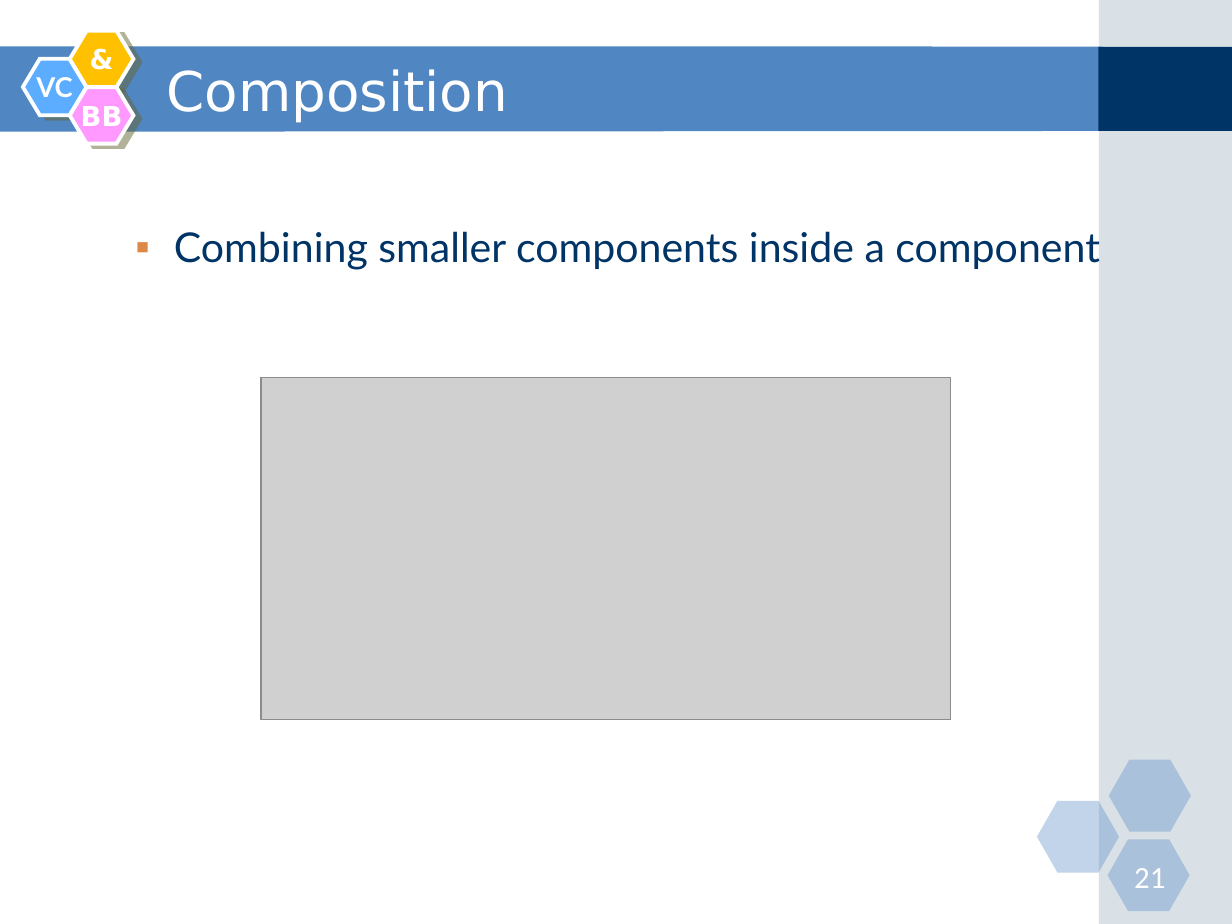
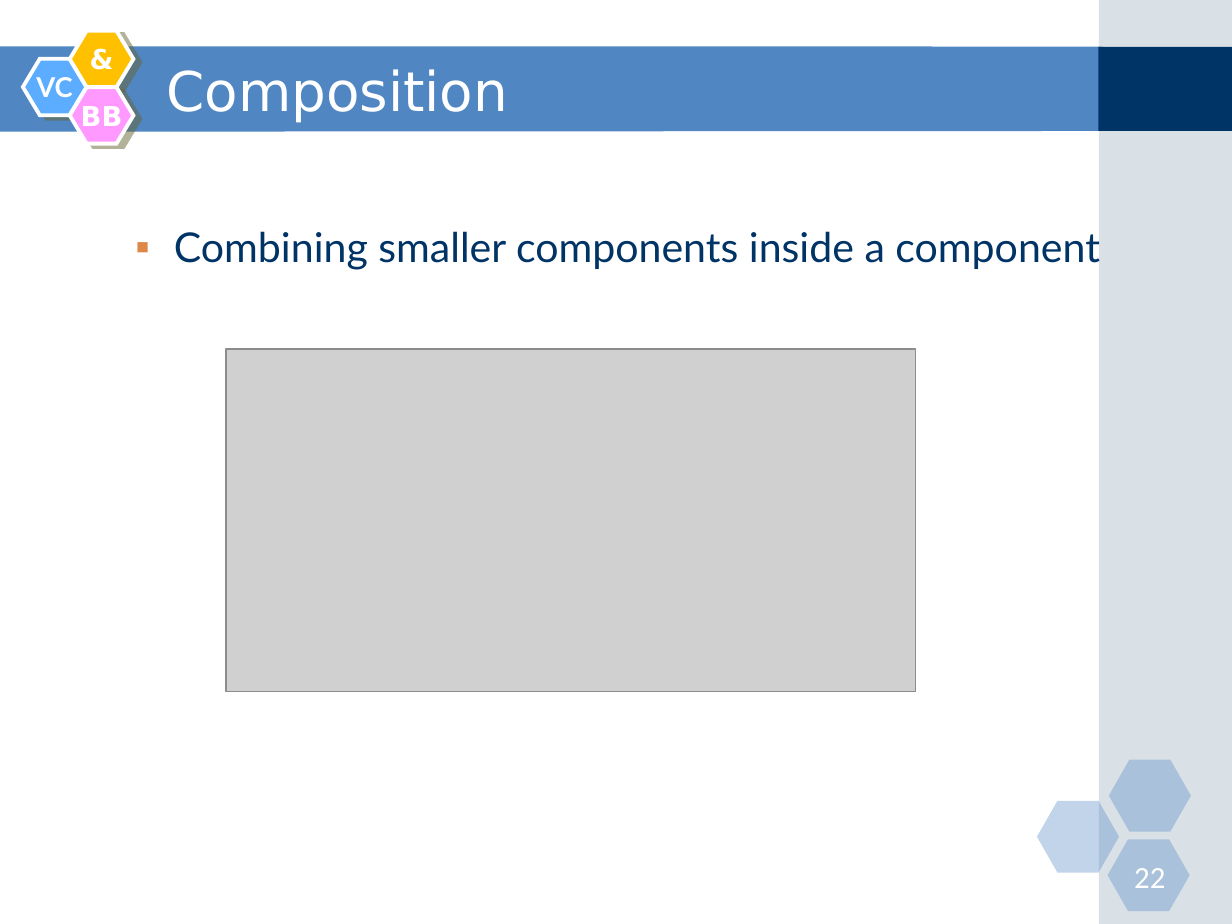
Before and after one commit to nguyenminhtiend/React-Document, a slide deck: slide 22 of React_Slide.pptx (slide 21 before the commit). Drawn at 1232x924 pixels with LibreOffice and Linux fonts; fonts in the diff are those of the drawing; grey boxes stand for pictures. Boxes give left, top, right and bottom in pixels: in the first picture for what was removed or moved away, otherwise in the second. Text is boxed around its words. In the diff, an @@ line names an element or a change of style, - is before the commit and + after.

```diff
--- a/React_Slide.pptx
+++ b/React_Slide.pptx
@@ picture: place and size @@
-picture at (261, 377, 951, 719)
+picture at (225, 349, 915, 691)
@@ page number at (1134, 868, 1165, 888): text changed @@
-21
+22
```
Also in this commit, not shown: 6 other slides changed, 1 slide added, 2 other files.
